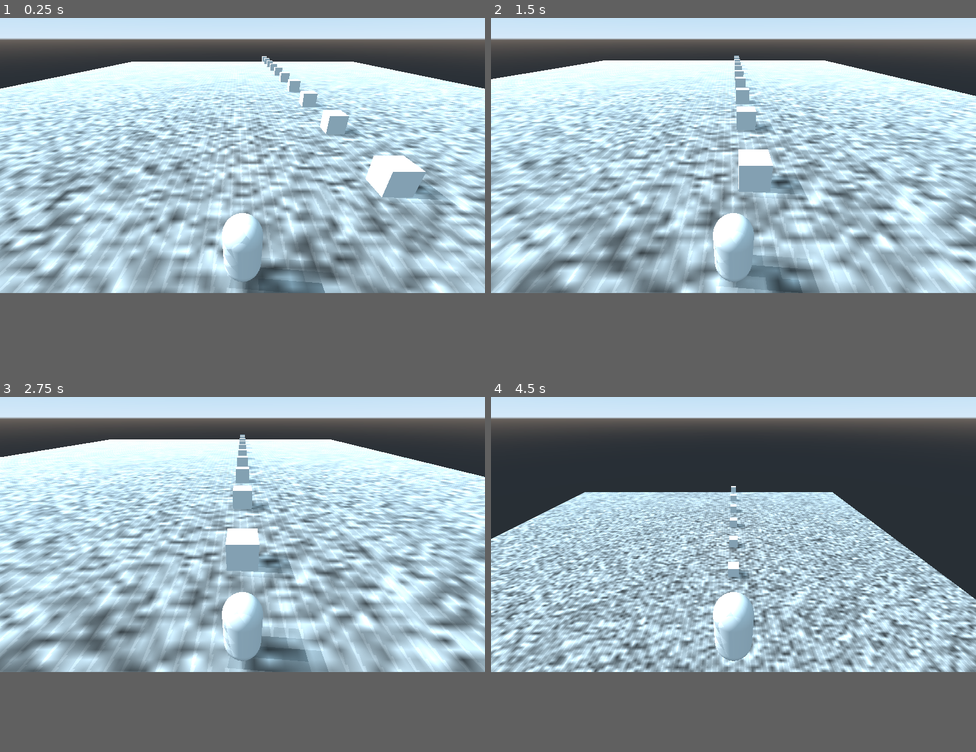
Above: before the commit, frames 1-4 (two rows, left to right).
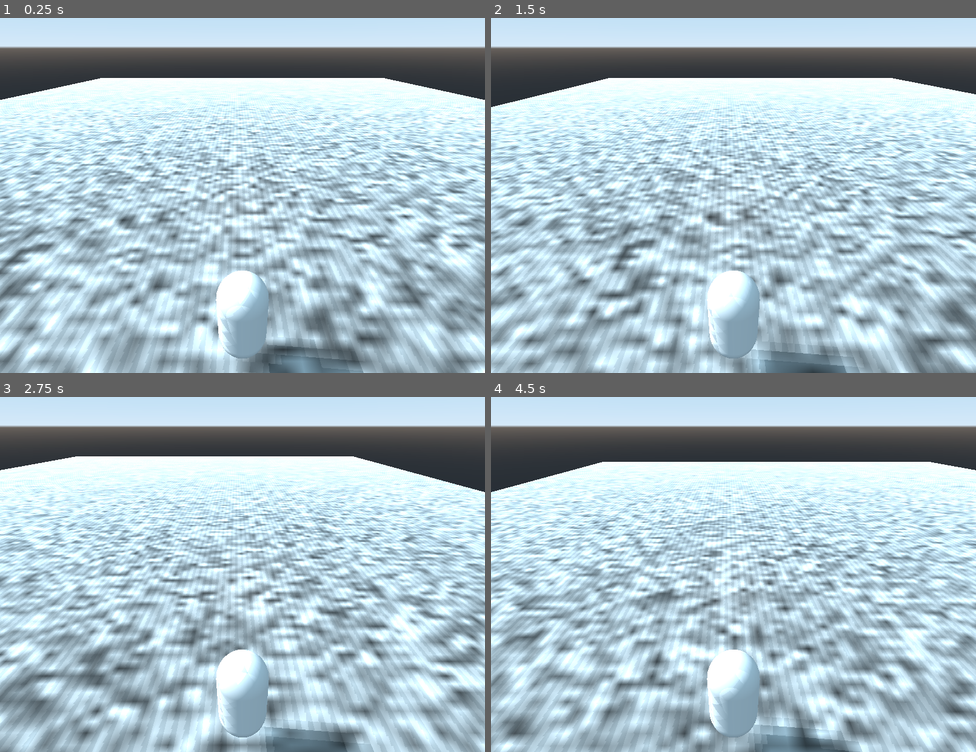
Above: after the commit, the same moments.

Repository: rans0000/endless-runner
Game: Godot game, scene res://World/World.tscn
The game is run twice, just before and just after one commit, with the same random seed, the same clock (stepped at 60 frames per second) and the same inputs.
Inputs:
- Up to frame 1 (0.25 s): no input
- Up to frame 2 (1.5 s): hold D (move_right) 0.53-1.28 s; tap Space (jump) at 0.6, 0.77, 1.07 s; hold A (move_left) from 1.28 s (still down); tap S (move_stop) at 1.35 s
- Up to frame 3 (2.75 s): tap Space (jump) at 1.52, 1.55, 1.82, 2.1 s; release A (move_left) at 2.03 s; hold D (move_right) from 2.03 s (still down)
- Up to frame 4 (4.5 s): release D (move_right) at 2.78 s; hold W (move_forward) 2.78-3.53 s; tap S (move_stop) at 2.85, 4.35 s; tap Space (jump) at 3.02, 3.05, 3.32, 3.6, 3.77, 4.07 s; hold A (move_left) from 3.53 s (still down)
In our replay, the window is 800x468 before the commit and 800x600 after it. These sizes can differ from the game's own. Grey fills any space a smaller window leaves; there, only what the larger window draws over its background counts as a difference.

The runs differ from the first frame. In frame 1, 69% of the frame differs, in the area x 0-100%, y 5-100%; in frame 2, 68%; in frame 3, 69%; in frame 4, 70%.

Commit message:
Remove duplicate environment meshes.

Diff:
--- a/Player/Player.gd
+++ b/Player/Player.gd
@@ -1,20 +1,24 @@
 extends KinematicBody
 
-var gravity = -9.8
+var gravity = -65
 var velocity = Vector3()
+var previous_speed = Vector3()
 var strafe = {'left': Vector3(-1,0,0), 'idle': Vector3(), 'right': Vector3(1,0,0)}
 var strafe_direction = strafe.idle
 
 const STRAFE_BOUNDARY = 10
-const F_SPEED = 40
+const F_SPEED = 50
 const S_SPEED = 80
-const ACCELERATION = 5
-const DECELERATION = 2
+const ACCELERATION = 1
+const DECELERATION = 3
+const FRICTION = 0.1
 
 var is_jumping = false
 var is_powering_jump = false
 var jump_power = 0
-const VERTICAL_JUMP = 4
+const MIN_JUMP_SPEED = 20
+const MAX_JUMP_FORWARD_RATIO = 0.3
+const MAX_JUMP_POWER = 20.0
 
 func _physics_process(delta):
 	move_player(delta)
@@ -40,12 +44,14 @@
 		forward_velocity = Vector3.BACK
 
 	var fv = Vector3(0, 0, velocity.z)
-	var new_pos = forward_velocity * F_SPEED
-	var acceleration = DECELERATION
-	if forward_velocity.dot(fv) > 0:
-		acceleration = ACCELERATION
+	if is_floored:
+		var new_pos = forward_velocity * F_SPEED
+		previous_speed = new_pos
+		var acceleration = DECELERATION
+		if forward_velocity.dot(fv) > 0:
+			acceleration = ACCELERATION
 
-	fv = fv.linear_interpolate(new_pos, acceleration * delta)
+		fv = fv.linear_interpolate(new_pos, acceleration * delta)
 	return fv
 
 func move_sideways():
@@ -68,21 +74,31 @@
 	var is_floored = is_on_floor()
 	if is_jumping and is_floored:
 		is_jumping = false
+		jump_power = 0
 
 	if not is_floored:
 		is_powering_jump = false
 
 	if is_powering_jump:
-		++jump_power
+		jump_power += 1
+		jump_power = clamp(jump_power, 0, MAX_JUMP_POWER)
+		#print('jump_power: ', jump_power)
 
 	if not is_jumping and Input.is_action_just_pressed("jump"):
 		is_powering_jump = true
 	if not is_jumping and Input.is_action_just_released("jump"):
 		is_powering_jump = false
 		is_jumping = true
-		#80% forward speed is added to jump speed
-		jump_speed.y += (VERTICAL_JUMP + (-velocity.z * 0.5) )
+		jump_speed.y += calculate_jump_power(jump_speed)
 	return jump_speed
+
+func calculate_jump_power(jump_speed):
+	var vertical_speed = jump_speed.y
+	var speed_ratio = (jump_power/MAX_JUMP_POWER * MAX_JUMP_FORWARD_RATIO) * -velocity.z
+	var power = (MIN_JUMP_SPEED + speed_ratio )
+	vertical_speed += power
+	print(vertical_speed, ' : ', jump_power)
+	return vertical_speed
 
 func clamp_vector(vector, length):
 	var norm = vector.normalized()
--- a/Player/Player.tscn
+++ b/Player/Player.tscn
@@ -12,6 +12,9 @@
 mid_height = 1.5
 
 [node name="Player" type="KinematicBody"]
+editor/display_folded = true
+collision_layer = 4
+collision_mask = 3
 script = ExtResource( 1 )
 
 [node name="Camera" type="Camera" parent="."]
--- a/World/World.tscn
+++ b/World/World.tscn
@@ -24,9 +24,7 @@
 roughness = 0.0
 
 [sub_resource type="BoxShape" id=6]
-extents = Vector3( 50, 1, 1 )
-
-[sub_resource type="CubeMesh" id=7]
+extents = Vector3( 50, 6, 1 )
 
 [node name="World" type="Spatial"]
 
@@ -37,9 +35,11 @@
 editor/display_folded = true
 transform = Transform( 1, 0, 0, 0, 1, 0, 0, 0, 1, 0, 0, -45 )
 mode = 1
+__meta__ = {
+"_edit_lock_": true
+}
 
-[node name="CollisionShape" type="CollisionShape" parent="GroundPlane"]
-transform = Transform( 1, 0, 0, 0, 1, 0, 0, 0, 1, 0, -1, 0 )
+[node name="GroundCollision" type="CollisionShape" parent="GroundPlane"]
 shape = SubResource( 1 )
 
 [node name="MeshInstance" type="MeshInstance" parent="GroundPlane"]
@@ -47,69 +47,11 @@
 mesh = SubResource( 2 )
 material/0 = SubResource( 5 )
 
-[node name="CollisionShape2" type="CollisionShape" parent="GroundPlane"]
-transform = Transform( 1, 0, 0, 0, 1, 0, 0, 0, 1, 0, 1, 49 )
+[node name="RearCollision" type="CollisionShape" parent="GroundPlane"]
+transform = Transform( 1, 0, 0, 0, 1, 0, 0, 0, 1, 0, 6, 49 )
 shape = SubResource( 6 )
-
-[node name="MeshInstance2" type="MeshInstance" parent="GroundPlane"]
-transform = Transform( 1, 0, 0, 0, 1, 0, 0, 0, 1, 10, 1, 49 )
-mesh = SubResource( 7 )
-material/0 = null
-
-[node name="MeshInstance3" type="MeshInstance" parent="GroundPlane"]
-transform = Transform( 1, 0, 0, 0, 1, 0, 0, 0, 1, 10, 1, 39 )
-mesh = SubResource( 7 )
-material/0 = null
-
-[node name="MeshInstance4" type="MeshInstance" parent="GroundPlane"]
-transform = Transform( 1, 0, 0, 0, 1, 0, 0, 0, 1, 10, 1, 29 )
-mesh = SubResource( 7 )
-material/0 = null
-
-[node name="MeshInstance5" type="MeshInstance" parent="GroundPlane"]
-transform = Transform( 1, 0, 0, 0, 1, 0, 0, 0, 1, 10, 1, 19 )
-mesh = SubResource( 7 )
-material/0 = null
-
-[node name="MeshInstance6" type="MeshInstance" parent="GroundPlane"]
-transform = Transform( 1, 0, 0, 0, 1, 0, 0, 0, 1, 10, 1, 9 )
-mesh = SubResource( 7 )
-material/0 = null
-
-[node name="MeshInstance7" type="MeshInstance" parent="GroundPlane"]
-transform = Transform( 1, 0, 0, 0, 1, 0, 0, 0, 1, 10, 1, -1 )
-mesh = SubResource( 7 )
-material/0 = null
-
-[node name="MeshInstance8" type="MeshInstance" parent="GroundPlane"]
-transform = Transform( 1, 0, 0, 0, 1, 0, 0, 0, 1, 10, 1, -11 )
-mesh = SubResource( 7 )
-material/0 = null
-
-[node name="MeshInstance9" type="MeshInstance" parent="GroundPlane"]
-transform = Transform( 1, 0, 0, 0, 1, 0, 0, 0, 1, 10, 1, -21 )
-mesh = SubResource( 7 )
-material/0 = null
-
-[node name="MeshInstance10" type="MeshInstance" parent="GroundPlane"]
-transform = Transform( 1, 0, 0, 0, 1, 0, 0, 0, 1, 10, 1, -31 )
-mesh = SubResource( 7 )
-material/0 = null
-
-[node name="MeshInstance11" type="MeshInstance" parent="GroundPlane"]
-transform = Transform( 1, 0, 0, 0, 1, 0, 0, 0, 1, 10, 1, -41 )
-mesh = SubResource( 7 )
-material/0 = null
-
-[node name="MeshInstance12" type="MeshInstance" parent="GroundPlane"]
-transform = Transform( 1, 0, 0, 0, 1, 0, 0, 0, 1, 10, 1, -51 )
-mesh = SubResource( 7 )
-material/0 = null
 
 [node name="DirectionalLight" type="DirectionalLight" parent="."]
 transform = Transform( -0.0750431, 0.713754, -0.696364, 0.0984102, 0.700225, 0.707107, 0.992312, -0.0154659, -0.122788, -20, 20, 0 )
 shadow_enabled = true
 directional_shadow_mode = 0
-__meta__ = {
-"_edit_lock_": true
-}
--- a/project.godot
+++ b/project.godot
@@ -18,6 +18,10 @@
 config/name="EndlessRunner"
 run/main_scene="res://World/World.tscn"
 config/icon="res://icon.png"
+
+[display]
+
+window/size/width=800
 
 [input]
 
@@ -47,6 +51,12 @@
  ]
 }
 
+[layer_names]
+
+3d_physics/layer_1="environment"
+3d_physics/layer_2="hurdles"
+3d_physics/layer_3="player"
+
 [rendering]
 
 quality/driver/driver_name="GLES2"
Not shown: 1 places in World/World.tscn that only renumber resources
Not shown, added: export_presets.cfg
Not shown, removed: Player/Player.tscn.tmp
